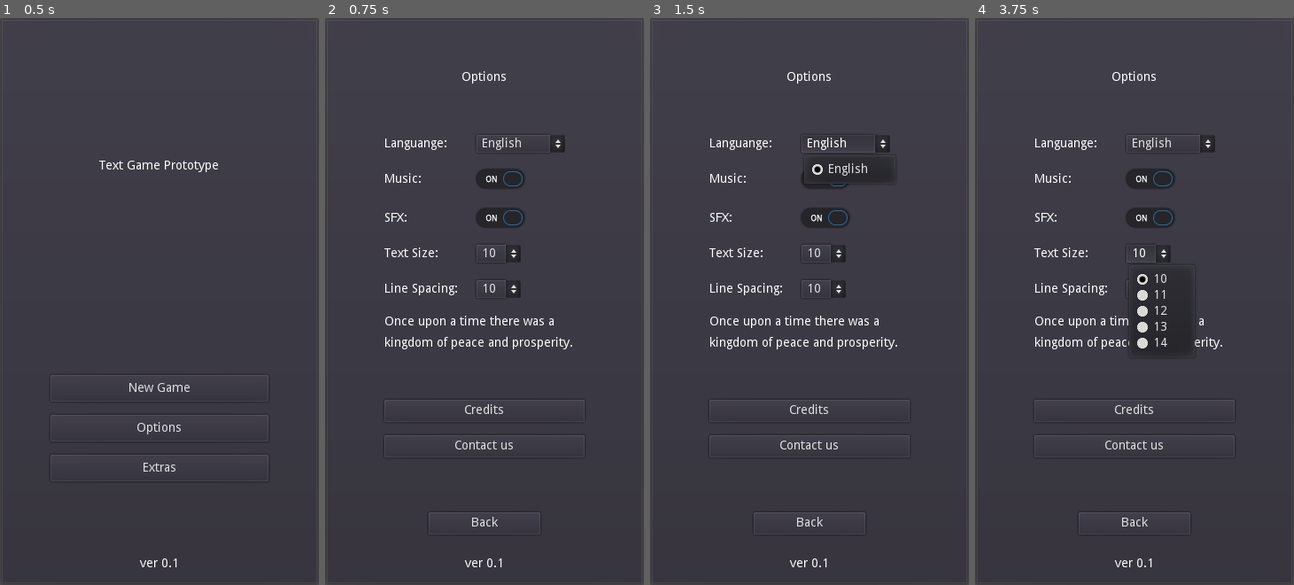
Above: before the commit, frames 1-4 (left to right).
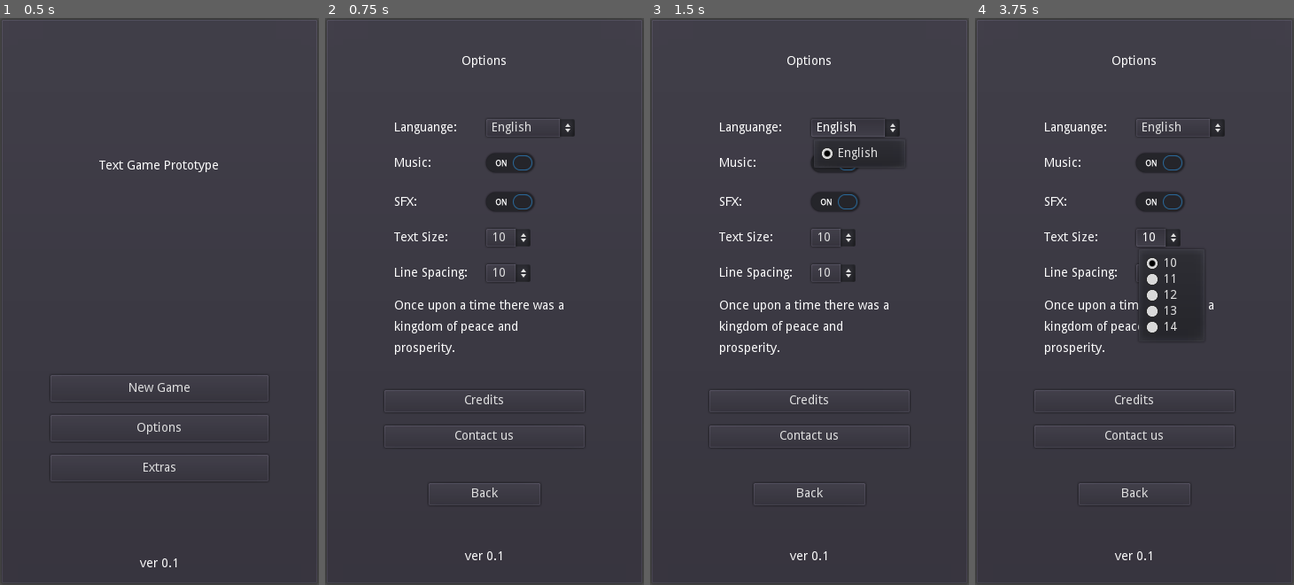
Above: after the commit, the same moments.

Repository: philipuriarte/A-Churchyard-of-Orphans
Game: Godot game, scene res://scenes/main.tscn
Two runs of this game, one before a commit and one after it. Both use one fixed random seed, a clock stepped at 60 frames per second and the inputs below.
Inputs (mouse positions are in pixels of both pictures, inside the frame that each line leads up to; where the layout moved, square brackets give the same spot in the first picture):
- Up to frame 1 (0.5 s): no input
- Up to frame 2 (0.75 s): click "Options" at 0.5 s
- Up to frame 3 (1.5 s): click "English" at 1.25 s
- Up to frame 4 (3.75 s): click (1160, 165) [1150, 176] at 2 s; click (1160, 199) [1150, 216] at 2.75 s; click "10" at 3.5 s

Frame 1 is identical in both runs. In frame 2, 6.1% of the frame differs, in the area x 18-82%, y 6-97%; in frame 3, 6.0%; in frame 4, 6.2%.

Commit message:
Fix spacing of nodes in OptionsScreen

Diff:
--- a/scenes/options_screen.tscn
+++ b/scenes/options_screen.tscn
@@ -40,8 +40,8 @@
 [node name="CreditsMargin" type="MarginContainer" parent="PopupCredits/CreditsScreenContainer/CreditsScreen"]
 margin_left = 7.0
 margin_top = 7.0
-margin_right = 193.0
-margin_bottom = 211.0
+margin_right = 243.0
+margin_bottom = 393.0
 custom_constants/margin_right = 10
 custom_constants/margin_top = 30
 custom_constants/margin_left = 10
@@ -50,23 +50,25 @@
 [node name="CreditsContainer" type="VBoxContainer" parent="PopupCredits/CreditsScreenContainer/CreditsScreen/CreditsMargin"]
 margin_left = 10.0
 margin_top = 30.0
-margin_right = 176.0
-margin_bottom = 194.0
+margin_right = 226.0
+margin_bottom = 376.0
 custom_constants/separation = 20
 
 [node name="CreditsLabel" type="Label" parent="PopupCredits/CreditsScreenContainer/CreditsScreen/CreditsMargin/CreditsContainer"]
-margin_right = 166.0
+margin_right = 216.0
 margin_bottom = 14.0
 text = "Credits"
 align = 1
 
 [node name="CreditsSeparator" type="HSeparator" parent="PopupCredits/CreditsScreenContainer/CreditsScreen/CreditsMargin/CreditsContainer"]
-margin_right = 40.0
-margin_bottom = 4.0
+margin_top = 34.0
+margin_right = 216.0
+margin_bottom = 38.0
 
 [node name="CreditsText" type="RichTextLabel" parent="PopupCredits/CreditsScreenContainer/CreditsScreen/CreditsMargin/CreditsContainer"]
-margin_right = 40.0
-margin_bottom = 40.0
+margin_top = 58.0
+margin_right = 216.0
+margin_bottom = 296.0
 size_flags_horizontal = 3
 size_flags_vertical = 3
 custom_constants/line_separation = 10
@@ -91,9 +93,9 @@
 "
 
 [node name="CloseButton" type="Button" parent="PopupCredits/CreditsScreenContainer/CreditsScreen/CreditsMargin/CreditsContainer"]
-margin_top = 35.0
-margin_right = 166.0
-margin_bottom = 65.0
+margin_top = 316.0
+margin_right = 216.0
+margin_bottom = 346.0
 rect_min_size = Vector2( 0, 30 )
 focus_mode = 0
 enabled_focus_mode = 0
@@ -114,45 +116,42 @@
 margin_top = 10.0
 margin_right = 336.0
 margin_bottom = 616.0
-custom_constants/separation = 15
+custom_constants/separation = 40
 alignment = 1
 
 [node name="OptionsLabel" type="Label" parent="MarginContainer/MainCointainer"]
-margin_right = 326.0
-margin_bottom = 100.0
-rect_min_size = Vector2( 0, 100 )
+margin_top = 7.0
+margin_right = 326.0
+margin_bottom = 57.0
+rect_min_size = Vector2( 0, 50 )
 text = "Options"
 align = 1
 valign = 1
 
-[node name="OptionsMargin" type="MarginContainer" parent="MarginContainer/MainCointainer"]
-margin_top = 115.0
-margin_right = 326.0
-margin_bottom = 526.0
-size_flags_vertical = 3
-custom_constants/margin_right = 50
-custom_constants/margin_left = 50
-
-[node name="OptionsContainer" type="VBoxContainer" parent="MarginContainer/MainCointainer/OptionsMargin"]
-margin_left = 50.0
-margin_right = 276.0
-margin_bottom = 411.0
-size_flags_vertical = 3
+[node name="CenterContainer" type="CenterContainer" parent="MarginContainer/MainCointainer"]
+margin_top = 97.0
+margin_right = 326.0
+margin_bottom = 363.0
+
+[node name="OptionsContainer" type="VBoxContainer" parent="MarginContainer/MainCointainer/CenterContainer"]
+margin_left = 61.0
+margin_right = 265.0
+margin_bottom = 266.0
 custom_constants/separation = 10
 
-[node name="Languange" type="HBoxContainer" parent="MarginContainer/MainCointainer/OptionsMargin/OptionsContainer"]
-margin_right = 226.0
+[node name="Languange" type="HBoxContainer" parent="MarginContainer/MainCointainer/CenterContainer/OptionsContainer"]
+margin_right = 204.0
 margin_bottom = 20.0
 custom_constants/separation = 20
 
-[node name="LangLabel" type="Label" parent="MarginContainer/MainCointainer/OptionsMargin/OptionsContainer/Languange"]
+[node name="LangLabel" type="Label" parent="MarginContainer/MainCointainer/CenterContainer/OptionsContainer/Languange"]
 margin_top = 3.0
 margin_right = 84.0
 margin_bottom = 17.0
 rect_min_size = Vector2( 84, 0 )
 text = "Languange:"
 
-[node name="LangOptions" type="OptionButton" parent="MarginContainer/MainCointainer/OptionsMargin/OptionsContainer/Languange"]
+[node name="LangOptions" type="OptionButton" parent="MarginContainer/MainCointainer/CenterContainer/OptionsContainer/Languange"]
 margin_left = 104.0
 margin_right = 204.0
 margin_bottom = 20.0
@@ -163,23 +162,23 @@
 items = [ "English", null, false, 0, null ]
 selected = 0
 
-[node name="MusicContainer" type="VBoxContainer" parent="MarginContainer/MainCointainer/OptionsMargin/OptionsContainer"]
+[node name="MusicContainer" type="VBoxContainer" parent="MarginContainer/MainCointainer/CenterContainer/OptionsContainer"]
 margin_top = 30.0
-margin_right = 226.0
+margin_right = 204.0
 margin_bottom = 114.0
 
-[node name="Music" type="HBoxContainer" parent="MarginContainer/MainCointainer/OptionsMargin/OptionsContainer/MusicContainer"]
-margin_right = 226.0
+[node name="Music" type="HBoxContainer" parent="MarginContainer/MainCointainer/CenterContainer/OptionsContainer/MusicContainer"]
+margin_right = 204.0
 margin_bottom = 40.0
 
-[node name="MusicLabel" type="Label" parent="MarginContainer/MainCointainer/OptionsMargin/OptionsContainer/MusicContainer/Music"]
+[node name="MusicLabel" type="Label" parent="MarginContainer/MainCointainer/CenterContainer/OptionsContainer/MusicContainer/Music"]
 margin_top = 13.0
 margin_right = 90.0
 margin_bottom = 27.0
 rect_min_size = Vector2( 90, 0 )
 text = "Music:"
 
-[node name="MusicButton" type="CheckButton" parent="MarginContainer/MainCointainer/OptionsMargin/OptionsContainer/MusicContainer/Music"]
+[node name="MusicButton" type="CheckButton" parent="MarginContainer/MainCointainer/CenterContainer/OptionsContainer/MusicContainer/Music"]
 margin_left = 94.0
 margin_right = 170.0
 margin_bottom = 40.0
@@ -187,19 +186,19 @@
 pressed = true
 enabled_focus_mode = 0
 
-[node name="SFX" type="HBoxContainer" parent="MarginContainer/MainCointainer/OptionsMargin/OptionsContainer/MusicContainer"]
+[node name="SFX" type="HBoxContainer" parent="MarginContainer/MainCointainer/CenterContainer/OptionsContainer/MusicContainer"]
 margin_top = 44.0
-margin_right = 226.0
+margin_right = 204.0
 margin_bottom = 84.0
 
-[node name="SFXLabel" type="Label" parent="MarginContainer/MainCointainer/OptionsMargin/OptionsContainer/MusicContainer/SFX"]
+[node name="SFXLabel" type="Label" parent="MarginContainer/MainCointainer/CenterContainer/OptionsContainer/MusicContainer/SFX"]
 margin_top = 13.0
 margin_right = 90.0
 margin_bottom = 27.0
 rect_min_size = Vector2( 90, 0 )
 text = "SFX:"
 
-[node name="SFXButton" type="CheckButton" parent="MarginContainer/MainCointainer/OptionsMargin/OptionsContainer/MusicContainer/SFX"]
+[node name="SFXButton" type="CheckButton" parent="MarginContainer/MainCointainer/CenterContainer/OptionsContainer/MusicContainer/SFX"]
 margin_left = 94.0
 margin_right = 170.0
 margin_bottom = 40.0
@@ -207,24 +206,24 @@
 pressed = true
 enabled_focus_mode = 0
 
-[node name="TextContainer" type="VBoxContainer" parent="MarginContainer/MainCointainer/OptionsMargin/OptionsContainer"]
+[node name="TextContainer" type="VBoxContainer" parent="MarginContainer/MainCointainer/CenterContainer/OptionsContainer"]
 margin_top = 124.0
-margin_right = 226.0
-margin_bottom = 242.0
+margin_right = 204.0
+margin_bottom = 266.0
 custom_constants/separation = 20
 
-[node name="TextSize" type="HBoxContainer" parent="MarginContainer/MainCointainer/OptionsMargin/OptionsContainer/TextContainer"]
-margin_right = 226.0
-margin_bottom = 20.0
-
-[node name="SizeLabel" type="Label" parent="MarginContainer/MainCointainer/OptionsMargin/OptionsContainer/TextContainer/TextSize"]
+[node name="TextSize" type="HBoxContainer" parent="MarginContainer/MainCointainer/CenterContainer/OptionsContainer/TextContainer"]
+margin_right = 204.0
+margin_bottom = 20.0
+
+[node name="SizeLabel" type="Label" parent="MarginContainer/MainCointainer/CenterContainer/OptionsContainer/TextContainer/TextSize"]
 margin_top = 3.0
 margin_right = 100.0
 margin_bottom = 17.0
 rect_min_size = Vector2( 100, 0 )
 text = "Text Size:"
 
-[node name="SizeOptions" type="OptionButton" parent="MarginContainer/MainCointainer/OptionsMargin/OptionsContainer/TextContainer/TextSize"]
+[node name="SizeOptions" type="OptionButton" parent="MarginContainer/MainCointainer/CenterContainer/OptionsContainer/TextContainer/TextSize"]
 margin_left = 104.0
 margin_right = 154.0
 margin_bottom = 20.0
@@ -235,19 +234,19 @@
 items = [ "10", null, false, 0, null, "11", null, false, 1, null, "12", null, false, 2, null, "13", null, false, 3, null, "14", null, false, 4, null ]
 selected = 0
 
-[node name="TextLine" type="HBoxContainer" parent="MarginContainer/MainCointainer/OptionsMargin/OptionsContainer/TextContainer"]
+[node name="TextLine" type="HBoxContainer" parent="MarginContainer/MainCointainer/CenterContainer/OptionsContainer/TextContainer"]
 margin_top = 40.0
-margin_right = 226.0
+margin_right = 204.0
 margin_bottom = 60.0
 
-[node name="LineLabel" type="Label" parent="MarginContainer/MainCointainer/OptionsMargin/OptionsContainer/TextContainer/TextLine"]
+[node name="LineLabel" type="Label" parent="MarginContainer/MainCointainer/CenterContainer/OptionsContainer/TextContainer/TextLine"]
 margin_top = 3.0
 margin_right = 100.0
 margin_bottom = 17.0
 rect_min_size = Vector2( 100, 0 )
 text = "Line Spacing:"
 
-[node name="LineOptions" type="OptionButton" parent="MarginContainer/MainCointainer/OptionsMargin/OptionsContainer/TextContainer/TextLine"]
+[node name="LineOptions" type="OptionButton" parent="MarginContainer/MainCointainer/CenterContainer/OptionsContainer/TextContainer/TextLine"]
 margin_left = 104.0
 margin_right = 154.0
 margin_bottom = 20.0
@@ -258,44 +257,50 @@
 items = [ "10", null, false, 0, null, "11", null, false, 1, null, "12", null, false, 2, null, "13", null, false, 3, null, "14", null, false, 4, null ]
 selected = 0
 
-[node name="TestText" type="Label" parent="MarginContainer/MainCointainer/OptionsMargin/OptionsContainer/TextContainer"]
+[node name="TestText" type="Label" parent="MarginContainer/MainCointainer/CenterContainer/OptionsContainer/TextContainer"]
 margin_top = 80.0
-margin_right = 226.0
-margin_bottom = 118.0
+margin_right = 204.0
+margin_bottom = 142.0
 custom_constants/line_spacing = 10
 text = "Once upon a time there was a kingdom of peace and prosperity."
 autowrap = true
 
-[node name="ExtrasContainer" type="VBoxContainer" parent="MarginContainer/MainCointainer/OptionsMargin/OptionsContainer"]
-margin_top = 252.0
-margin_right = 226.0
-margin_bottom = 411.0
+[node name="ExtrasMargin" type="MarginContainer" parent="MarginContainer/MainCointainer"]
+margin_top = 403.0
+margin_right = 326.0
+margin_bottom = 468.0
+custom_constants/margin_right = 50
+custom_constants/margin_left = 50
+
+[node name="ExtrasContainer" type="VBoxContainer" parent="MarginContainer/MainCointainer/ExtrasMargin"]
+margin_left = 50.0
+margin_right = 276.0
+margin_bottom = 65.0
 size_flags_vertical = 3
 custom_constants/separation = 15
 alignment = 1
 
-[node name="CreditsButton" type="Button" parent="MarginContainer/MainCointainer/OptionsMargin/OptionsContainer/ExtrasContainer"]
-margin_top = 47.0
+[node name="CreditsButton" type="Button" parent="MarginContainer/MainCointainer/ExtrasMargin/ExtrasContainer"]
 margin_right = 226.0
-margin_bottom = 72.0
+margin_bottom = 25.0
 rect_min_size = Vector2( 0, 25 )
 focus_mode = 0
 enabled_focus_mode = 0
 text = "Credits"
 
-[node name="ContactButton" type="Button" parent="MarginContainer/MainCointainer/OptionsMargin/OptionsContainer/ExtrasContainer"]
-margin_top = 87.0
+[node name="ContactButton" type="Button" parent="MarginContainer/MainCointainer/ExtrasMargin/ExtrasContainer"]
+margin_top = 40.0
 margin_right = 226.0
-margin_bottom = 112.0
+margin_bottom = 65.0
 rect_min_size = Vector2( 0, 25 )
 focus_mode = 0
 enabled_focus_mode = 0
 text = "Contact us"
 
 [node name="ButtonMargin" type="MarginContainer" parent="MarginContainer/MainCointainer"]
-margin_top = 541.0
-margin_right = 326.0
-margin_bottom = 566.0
+margin_top = 508.0
+margin_right = 326.0
+margin_bottom = 533.0
 custom_constants/margin_right = 100
 custom_constants/margin_left = 100
 
@@ -309,9 +314,9 @@
 text = "Back"
 
 [node name="BottomText" type="Label" parent="MarginContainer/MainCointainer"]
-margin_top = 581.0
-margin_right = 326.0
-margin_bottom = 606.0
+margin_top = 573.0
+margin_right = 326.0
+margin_bottom = 598.0
 rect_min_size = Vector2( 0, 25 )
 text = "ver 0.1"
 align = 1
@@ -319,5 +324,5 @@
 
 [connection signal="gui_input" from="PopupCredits" to="." method="_on_PopupCredits_gui_input"]
 [connection signal="pressed" from="PopupCredits/CreditsScreenContainer/CreditsScreen/CreditsMargin/CreditsContainer/CloseButton" to="." method="_on_CloseButton_pressed"]
-[connection signal="pressed" from="MarginContainer/MainCointainer/OptionsMargin/OptionsContainer/ExtrasContainer/CreditsButton" to="." method="_on_CreditsButton_pressed"]
+[connection signal="pressed" from="MarginContainer/MainCointainer/ExtrasMargin/ExtrasContainer/CreditsButton" to="." method="_on_CreditsButton_pressed"]
 [connection signal="pressed" from="MarginContainer/MainCointainer/ButtonMargin/BackButton" to="." method="_on_BackButton_pressed"]
